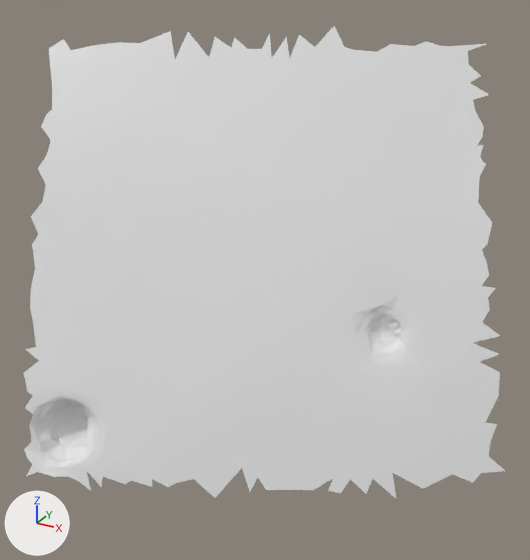
A saved change to the glTF model moon small_tiles/tile_112.glb.
Both versions are drawn from a camera (50 mm lens) standing at (16.0, -29.64, 15.28) and looking at (12.27, -22.86, 11.89). Lighting does not change. The marker at lower left points along +X, +Y and +Z. The picture after the commit comes second. Vertices at exactly the same position are counted once.

The older version as bpy lines, for what is in view:
```python
me_t112 = bpy.data.meshes.new('t112')
me_t112.from_pydata(...)  # 984 vertices, 1830 faces; spans x 9.52..15.12, y -25.0..-20.61, z 9.68..14.56
# before: 20 (9.65, -22.93, 14.41) at pixel (63, 38), 22 (10.35, -22.72, 14.24) at pixel (124, 56), 169 (9.52, -23.06, 14.31) at pixel (48, 48), 172 (9.76, -22.96, 14.3) at pixel (70, 50), 175 (10.02, -22.8, 14.35) at pixel (97, 44)
# before: 176 (10.88, -22.48, 14.2) at pixel (174, 59), 177 (10.75, -22.35, 14.5) at pixel (170, 31), 179 (10.47, -22.57, 14.38) at pixel (140, 42), 180 (10.24, -22.68, 14.38) at pixel (118, 42)
ob_t112 = bpy.data.objects.new('t112', me_t112)
ob_t112.location = (0.0, 0.0, 0.0)
```
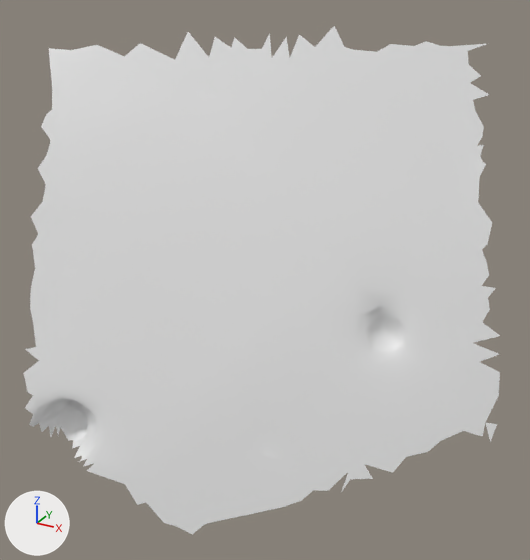
Changed parts and their boxes (x1, y1, x2, y2) in the pictures (530 x 560 px):
't112', reshaped (8% taller)
    before: (23, 26, 505, 498)
    after: (23, 26, 500, 534)
part 1 of me_t112, reshaped
    before: (24, 423, 505, 498)
    after: (125, 468, 332, 534)
part 2 of me_t112, deleted
    before: (50, 31, 175, 59)

The change, as a list of edits to the scene's bpy script:
```text
Change me_t112:
    used by ob_t112; location = (0.0, 0.0, 0.0)
    verts and faces of me_t112; kept vertices keep their numbers, new ones are numbered from 984
    remove me_t112.from_pydata(...)  # 984 vertices, 1830 faces; spans x 9.52..15.12, y -25.0..-20.61, z 9.68..14.56
    add me_t112.from_pydata(...)  # 951 vertices, 1762 faces; spans x 9.52..14.94, y -24.79..-20.61, z 9.3..14.56
    me_t112 part 1
    48 vertices are removed from x 10.26..15.12, y -25.0..-22.37, z 9.68..10.29
    103 faces are deleted
    18 vertices are added at x 11.55..13.18, y -24.56..-23.66, z 9.3..9.78
    39 new faces join them
    me_t112 part 2
    add delete_vertices([20, 177, 180])  # with the faces that use them
```
